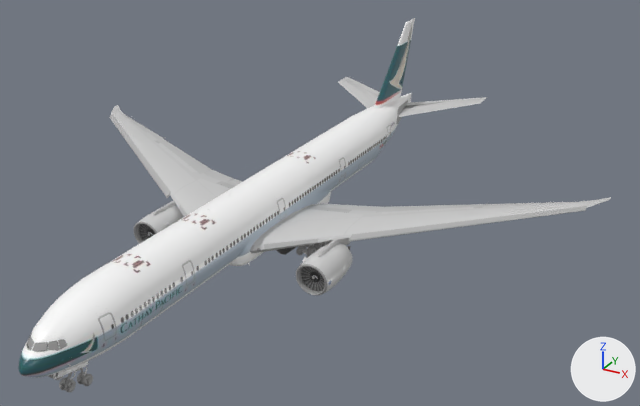
The glTF model b777-300er/CPA.gltf as it was, and as the next commit left it.
Rendered twice from a 50 mm camera at (46.5, -68.6, 37.6) aimed at (4.6, 7.4, -0.4). The axes (+X, +Y, +Z) are drawn at lower right. The lights are the same throughout. The older version comes first.

Names of what the first picture shows: 'Exterior', 'Pose_flaps_0', 'Pose_flaps_1', 'Pose_flaps_2', 'Pose_flaps_3', 'Pose_flaps_4', 'Pose_gear_1', 'Pose_gear_2', 'Pose_gear_3' and 2 more.
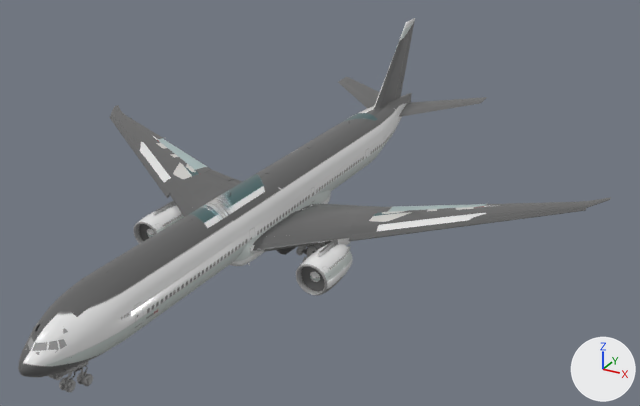
Where the newer file only moved an object's origin or applied its transform, the numbers keep the older frame.

Boxes (x1, y1, x2, y2) around the edits, measured in the pictures (640 x 406 px):
'Exterior', surface changed (white to grey): (18, 18, 611, 378) in both
'Pose_flaps_0', surface changed: (111, 114, 587, 237) in both
'Pose_flaps_4', surface changed: (109, 117, 586, 241) in both
'Pose_flaps_2', surface changed: (110, 116, 586, 238) in both
'Pose_flaps_1', surface changed: (111, 116, 587, 237) in both
'Pose_flaps_3', surface changed: (110, 117, 585, 239) in both
'Pose_gear_1', surface changed: (49, 247, 294, 380) in both

What the commit changed:
Picture 'CPA_0.webp' (img_cpa_0_webp) is new.
Material 'LIVERY0_Paint013_0' (mat_livery0_paint013_0) changes its picture from img_cpa_0_jpg to img_cpa_0_webp.
In material 'LIVERY0_Paint013_0' (mat_livery0_paint013_0), coat_weight is now set to 0.6.
In material 'LIVERY0_Paint013_0' (mat_livery0_paint013_0), coat_roughness is now set to 0.08.
Material 'LIVERY0_Paint021_12' (mat_livery0_paint021_12) changes its picture from img_cpa_0_jpg to img_cpa_0_webp.
In material 'LIVERY0_Paint021_12' (mat_livery0_paint021_12), coat_weight is now set to 0.6.
In material 'LIVERY0_Paint021_12' (mat_livery0_paint021_12), coat_roughness is now set to 0.08.
Material 'LIVERY0_Paint022_14' (mat_livery0_paint022_14) changes its picture from img_cpa_0_jpg to img_cpa_0_webp.
In material 'LIVERY0_Paint022_14' (mat_livery0_paint022_14), coat_weight is now set to 0.6.
In material 'LIVERY0_Paint022_14' (mat_livery0_paint022_14), coat_roughness is now set to 0.08.
Material 'LIVERY0_Paint023_15' (mat_livery0_paint023_15) changes its picture from img_cpa_0_jpg to img_cpa_0_webp.
In material 'LIVERY0_Paint023_15' (mat_livery0_paint023_15), coat_weight is now set to 0.6.
In material 'LIVERY0_Paint023_15' (mat_livery0_paint023_15), coat_roughness is now set to 0.08.
Material 'LIVERY0_Paint024_16' (mat_livery0_paint024_16) changes its picture from img_cpa_0_jpg to img_cpa_0_webp.
In material 'LIVERY0_Paint024_16' (mat_livery0_paint024_16), coat_weight is now set to 0.6.
In material 'LIVERY0_Paint024_16' (mat_livery0_paint024_16), coat_roughness is now set to 0.08.
Material 'LIVERY0_Paint018_295' (mat_livery0_paint018_295) changes its picture from img_cpa_0_jpg to img_cpa_0_webp.
In material 'LIVERY0_Paint018_295' (mat_livery0_paint018_295), coat_weight is now set to 0.6.
In material 'LIVERY0_Paint018_295' (mat_livery0_paint018_295), coat_roughness is now set to 0.08.
Material 'LIVERY0_Paint019_296' (mat_livery0_paint019_296) changes its picture from img_cpa_0_jpg to img_cpa_0_webp.
In material 'LIVERY0_Paint019_296' (mat_livery0_paint019_296), coat_weight is now set to 0.6.
In material 'LIVERY0_Paint019_296' (mat_livery0_paint019_296), coat_roughness is now set to 0.08.
Material 'LIVERY0_Paint020_297' (mat_livery0_paint020_297) changes its picture from img_cpa_0_jpg to img_cpa_0_webp.
In material 'LIVERY0_Paint020_297' (mat_livery0_paint020_297), coat_weight is now set to 0.6.
In material 'LIVERY0_Paint020_297' (mat_livery0_paint020_297), coat_roughness is now set to 0.08.
